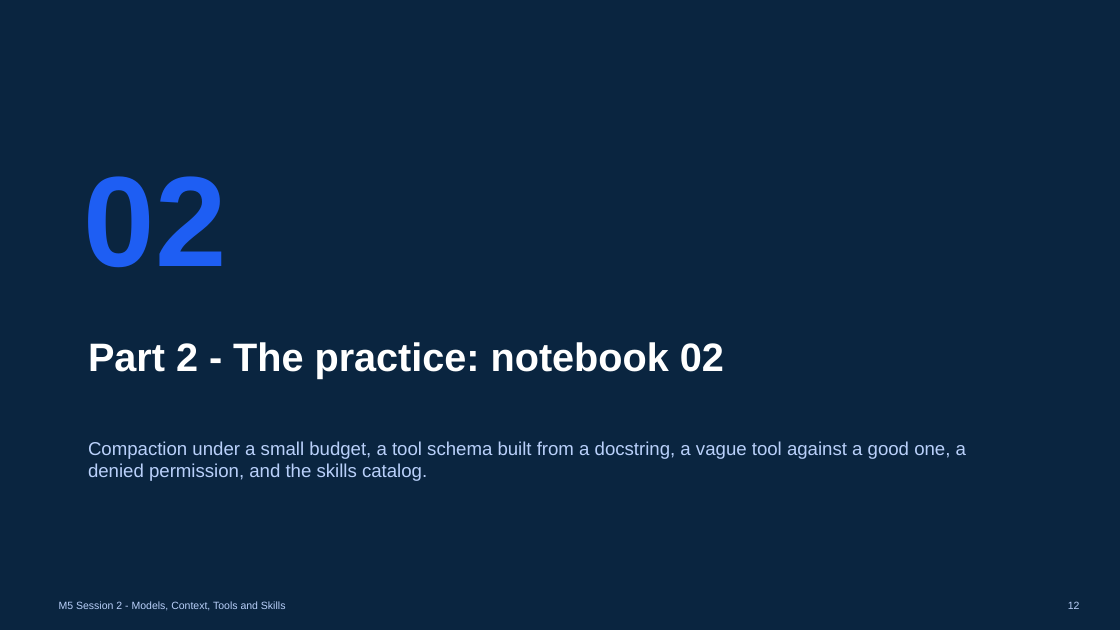
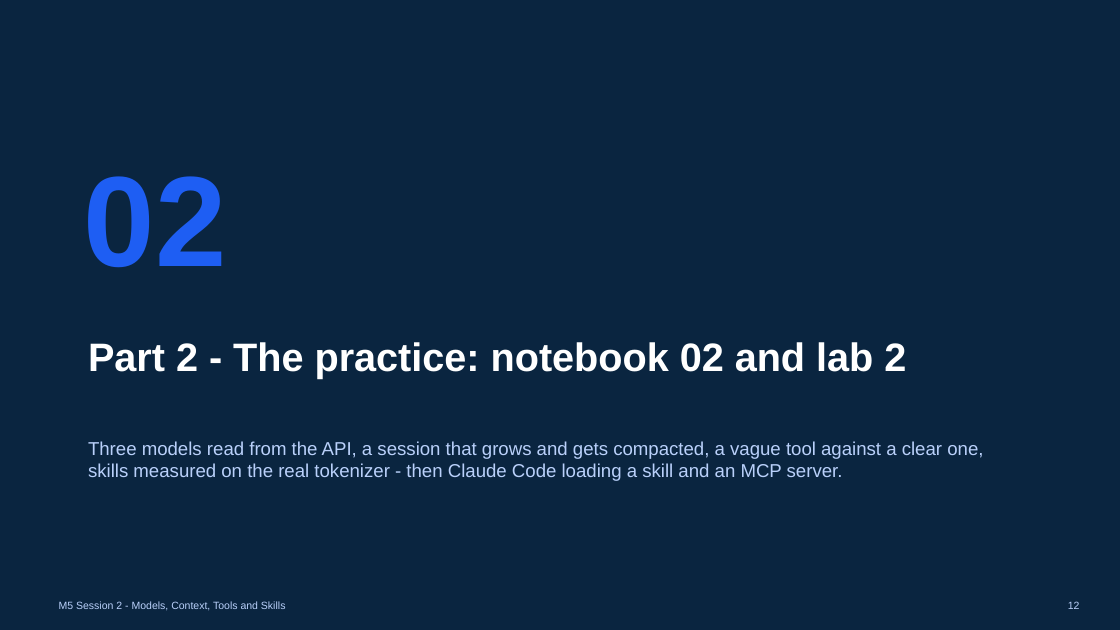
Before and after one commit to maglionejm/fontys-tech-exercises, a slide deck: slide 12 of presentations/m5-session-2-models-context-tools-and-skills.pptx. Drawn at 1120x630 pixels with LibreOffice and Linux fonts; fonts in the diff are those of the drawing. Boxes give left, top, right and bottom in pixels: in the first picture for what was removed or moved away, otherwise in the second. Text is boxed around its words. In the diff, an @@ line names an element or a change of style, - is before the commit and + after.

```diff
--- a/presentations/m5-session-2-models-context-tools-and-skills.pptx
+++ b/presentations/m5-session-2-models-context-tools-and-skills.pptx
@@ text at [88, 342, 906, 378]: text changed @@
-Part 2 - The practice: notebook 02
+Part 2 - The practice: notebook 02 and lab 2
@@ text at [88, 441, 983, 481]: text changed @@
-Compaction under a small budget, a tool schema built from a docstring, a vague tool against a good one, a denied permission, and the skills catalog.
+Three models read from the API, a session that grows and gets compacted, a vague tool against a clear one, skills measured on the real tokenizer - then Claude Code loading a skill and an MCP server.
```
Also in this commit, not shown: 9 other slides changed, 6 slides added, 4 slides removed, 2 other files.
